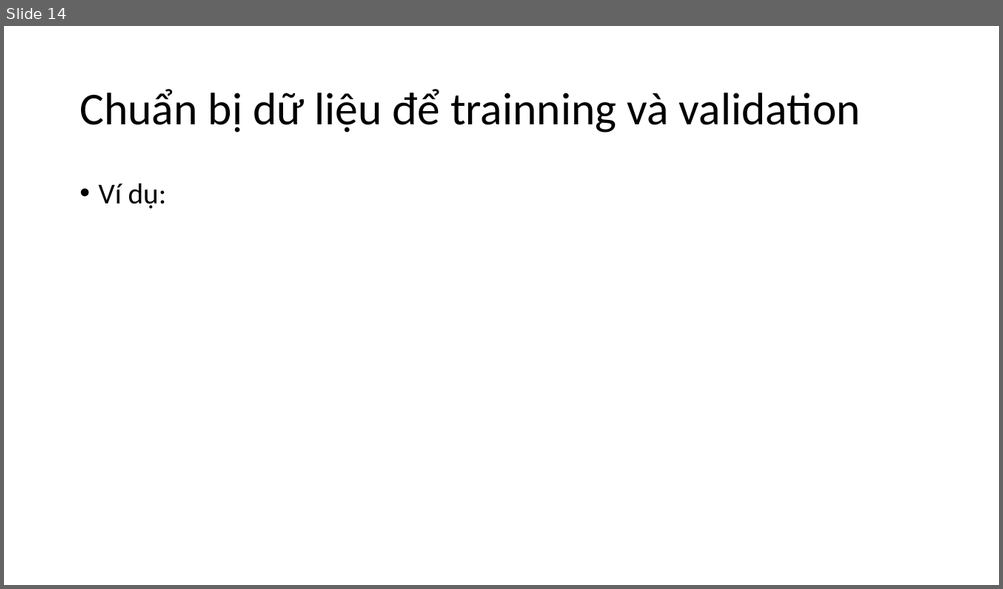
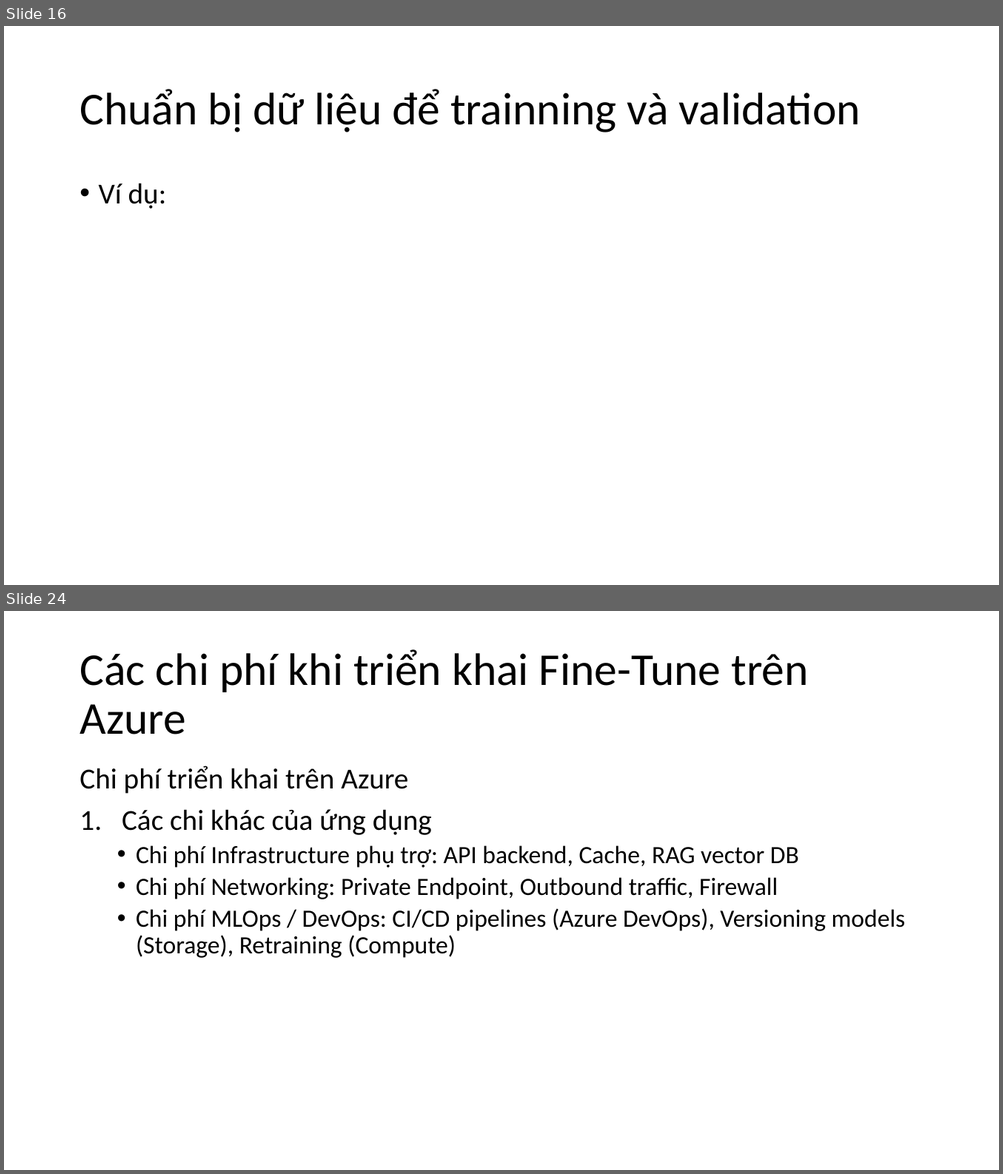
Before and after one commit to longdd90jp/sample-ai, a slide deck: fine-tune-pc/AI-Fine_Tune.pptx. Shown one above the other, each under a label of ours: slide 14 before the commit, slides 16 and 24 after it; the slides between them are not shown. The pictures are 1003x589 and 1003x1174 pixels, drawn with LibreOffice and Linux fonts; fonts in the diff are those of the drawing. Boxes give left, top, right and bottom in pixels: in the first picture for what was removed or moved away, otherwise in the second. Text is boxed around its words. In the diff, an @@ line names an element or a change of style, - is before the commit and + after.

```diff
--- a/fine-tune-pc/AI-Fine_Tune.pptx
+++ b/fine-tune-pc/AI-Fine_Tune.pptx
@@ slide 24 added at <box>4,611,999,1170</box>, background #FFFFFF @@
@@ title added at <box>79,649,808,735</box>, 44 pt, text #000000 @@
+Các chi phí khi triển khai Fine-Tune trên Azure
@@ text added at <box>79,766,905,958</box>, 24 pt, text #000000 @@
+Chi phí triển khai trên Azure
+1. Các chi khác của ứng dụng
+  • Chi phí Infrastructure phụ trợ: API backend, Cache, RAG vector DB
+  • Chi phí Networking: Private Endpoint, Outbound traffic, Firewall
+  • Chi phí MLOps / DevOps: CI/CD pipelines (Azure DevOps), Versioning models (Storage), Retraining (Compute)
@@ what was slide 14 is now slide 16 @@
```
Also in this commit, not shown: 1 slide changed, 7 other slides added.
